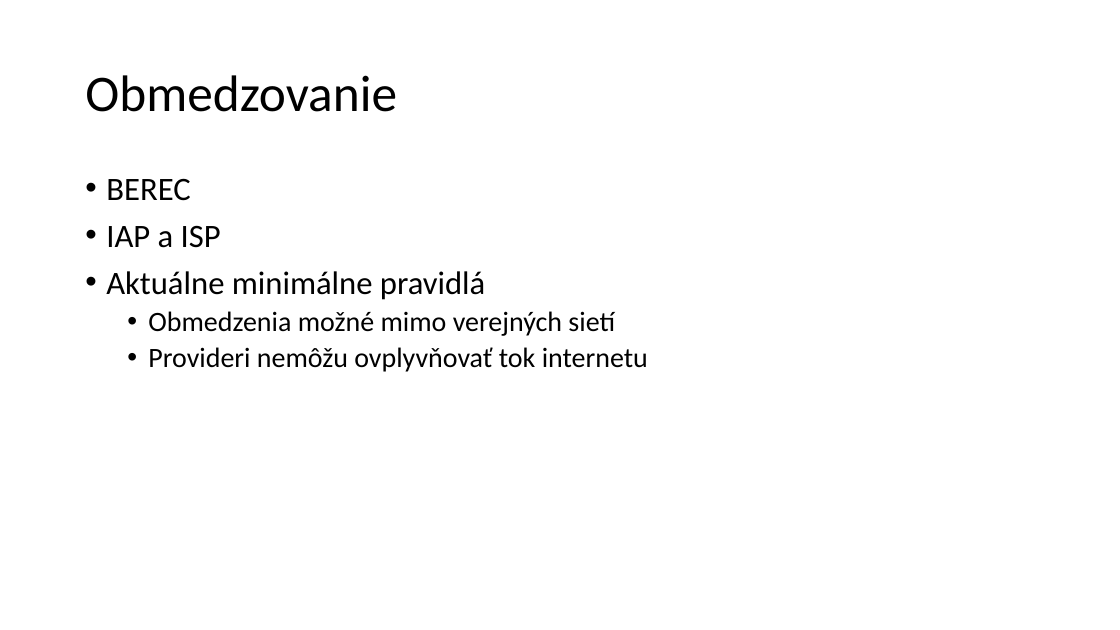
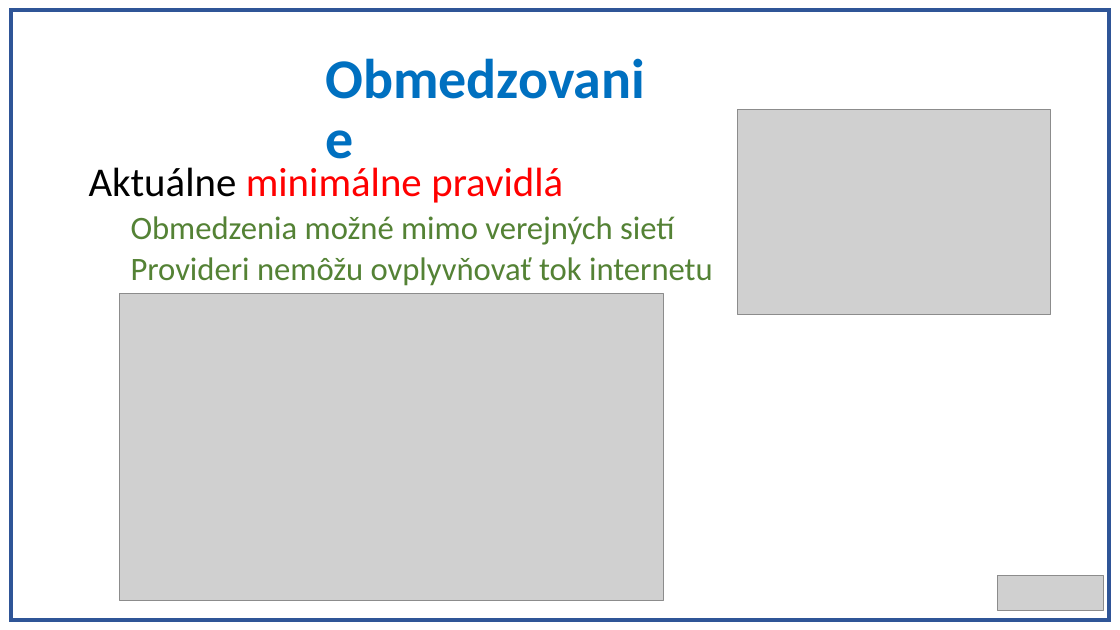
Before and after one commit to Realrio13/projekt, a slide deck: slide 8 of PrezentaciaRiso.pptx (slide 4 before the commit). Drawn at 1120x630 pixels with LibreOffice and Linux fonts; fonts in the diff are those of the drawing; grey boxes stand for pictures. Boxes give left, top, right and bottom in pixels: in the first picture for what was removed or moved away, otherwise in the second. Text is boxed around its words. In the diff, an @@ line names an element or a change of style, - is before the commit and + after.

```diff
--- a/PrezentaciaRiso.pptx
+++ b/PrezentaciaRiso.pptx
@@ rectangle added at (x1=11, y1=10, x2=1109, y2=620), fill #FFFFFF, outline #2F5597 3 pt @@
@@ title "Obmedzovanie" moved from (x1=85, y1=75, x2=397, y2=112) to (x1=317, y1=50, x2=679, y2=171) @@
@@ title "Obmedzovanie" at (x1=317, y1=50, x2=679, y2=171): size 44 to 48 pt, text colour #000000 to #0070C0, bold on @@
@@ picture added at (x1=737, y1=110, x2=1051, y2=315) @@
@@ text "Aktuálne minimálne pravidlá" moved from (x1=106, y1=178, x2=648, y2=372) to (x1=89, y1=167, x2=713, y2=286) @@
@@ text "Aktuálne minimálne pravidlá" at (x1=89, y1=167, x2=713, y2=286): size 28 to 35 pt in "Aktuálne minimálne pravidlá"; text colour #000000 to #FF0000 in "minimálne pravidlá"; size 24 to 28 pt, text colour #000000 to #548235 in "Obmedzenia možné mimo verejných sietí", "Provideri nemôžu ovplyvňovať tok internetu"; bullet • to none @@
@@ text at (x1=106, y1=178, x2=221, y2=248): paragraphs removed @@
-• BEREC
-• IAP a ISP
@@ picture added at (x1=119, y1=294, x2=664, y2=601) @@
@@ picture added at (x1=998, y1=576, x2=1104, y2=610) @@
```
Also in this commit, not shown: 2 other slides changed, 6 slides added, 1 slide removed.
